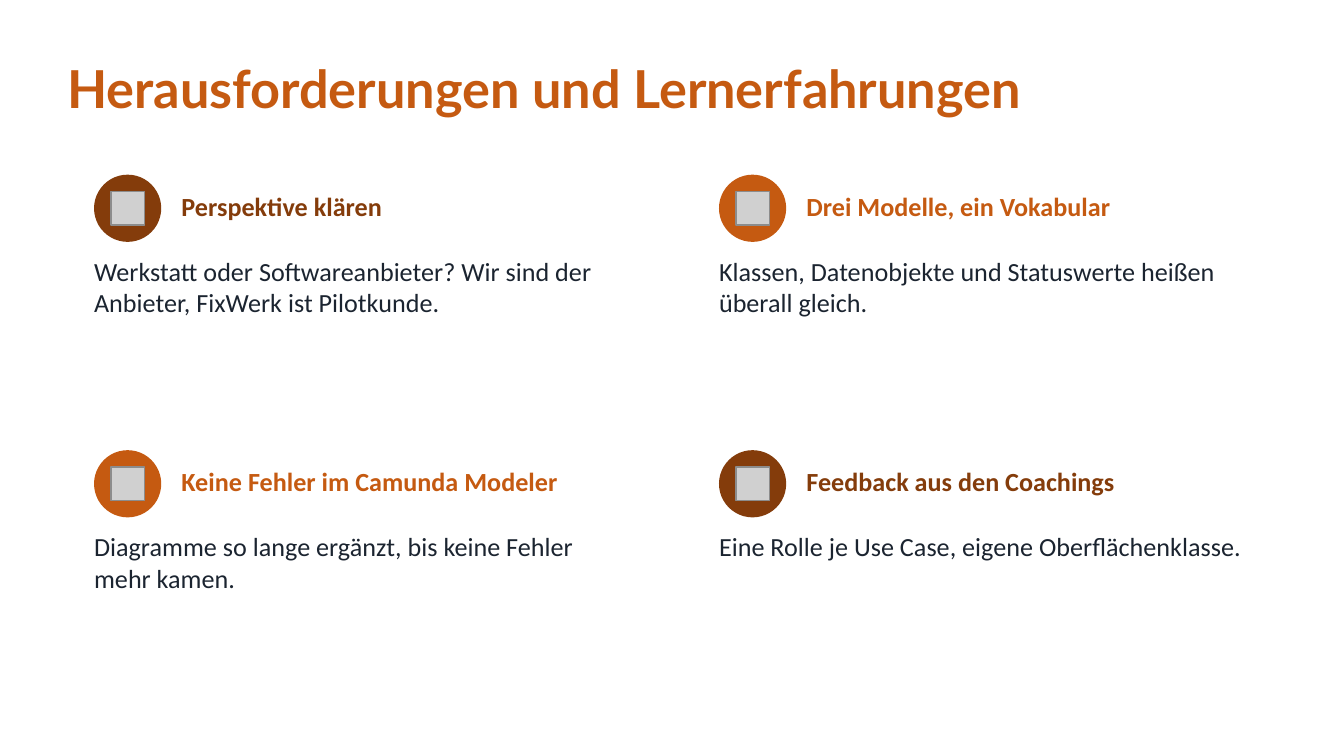
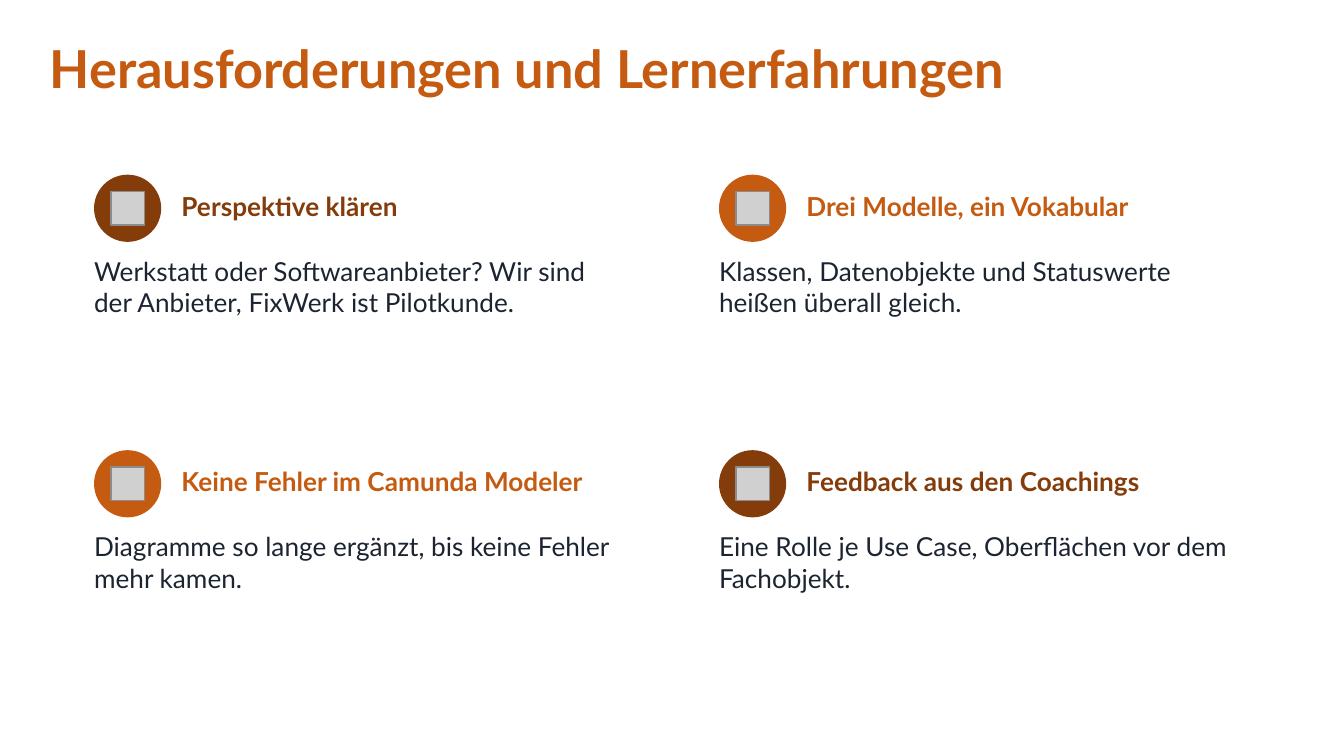
Before and after one commit to jakobschwan123-cmd/casestudy-semester-3, a slide deck: slide 26 of 4_praesentation/Abschlusspraesentation.pptx (slide 15 before the commit). Drawn at 1344x756 pixels with LibreOffice and Linux fonts; fonts in the diff are those of the drawing; grey boxes stand for pictures. Boxes give left, top, right and bottom in pixels: in the first picture for what was removed or moved away, otherwise in the second. Text is boxed around its words. In the diff, an @@ line names an element or a change of style, - is before the commit and + after.

```diff
--- a/4_praesentation/Abschlusspraesentation.pptx
+++ b/4_praesentation/Abschlusspraesentation.pptx
@@ text "Herausforderungen und Lernerfahrungen": place and size @@
-text "Herausforderungen und Lernerfahrungen" at <box>67,69,1020,118</box>
+text "Herausforderungen und Lernerfahrungen" at <box>50,49,1003,98</box>
@@ text "Herausforderungen und Lernerfahrungen" at <box>50,49,1003,98</box>: more space between paragraphs; vertical alignment middle to top @@
@@ font Calibri to Lato in 7 elements at <box>181,196,398,220</box>, <box>94,261,585,316</box>, <box>806,196,1129,220</box>, <box>719,261,1171,317</box>, <box>181,471,582,492</box>, <box>94,536,610,589</box>, <box>806,471,1139,496</box> @@
@@ text at <box>719,536,1227,593</box>: text changed; font Calibri to Lato @@
-Eine Rolle je Use Case, eigene Oberflächenklasse.
+Eine Rolle je Use Case, Oberflächen vor dem Fachobjekt.
```
Also in this commit, not shown: 13 other slides changed, 14 slides added, 3 slides removed.
